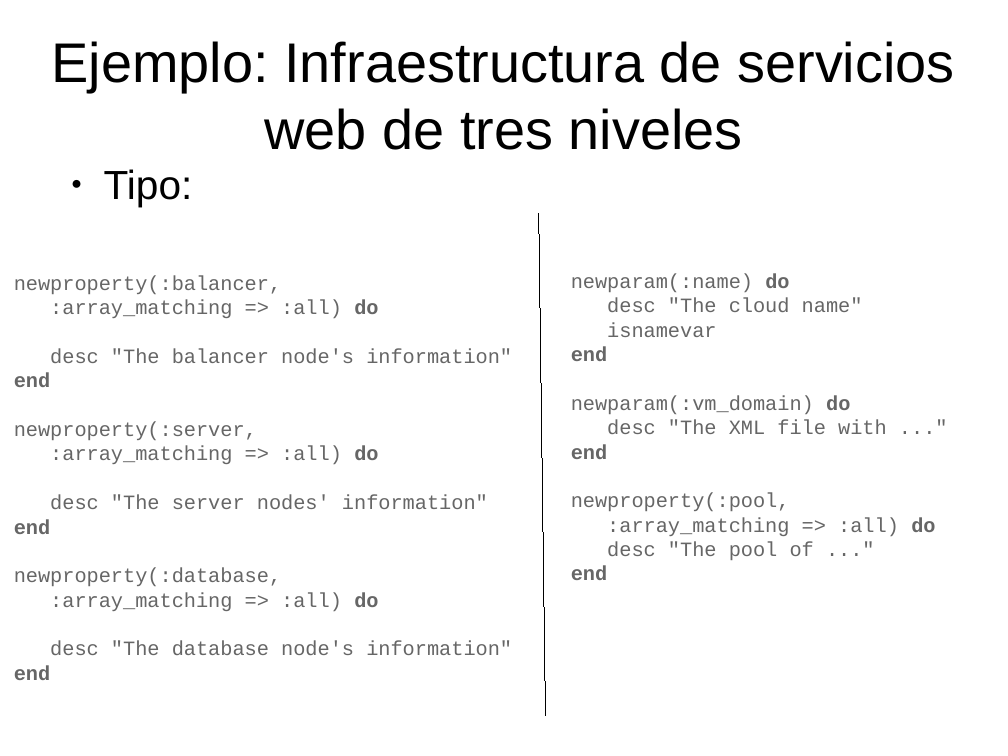
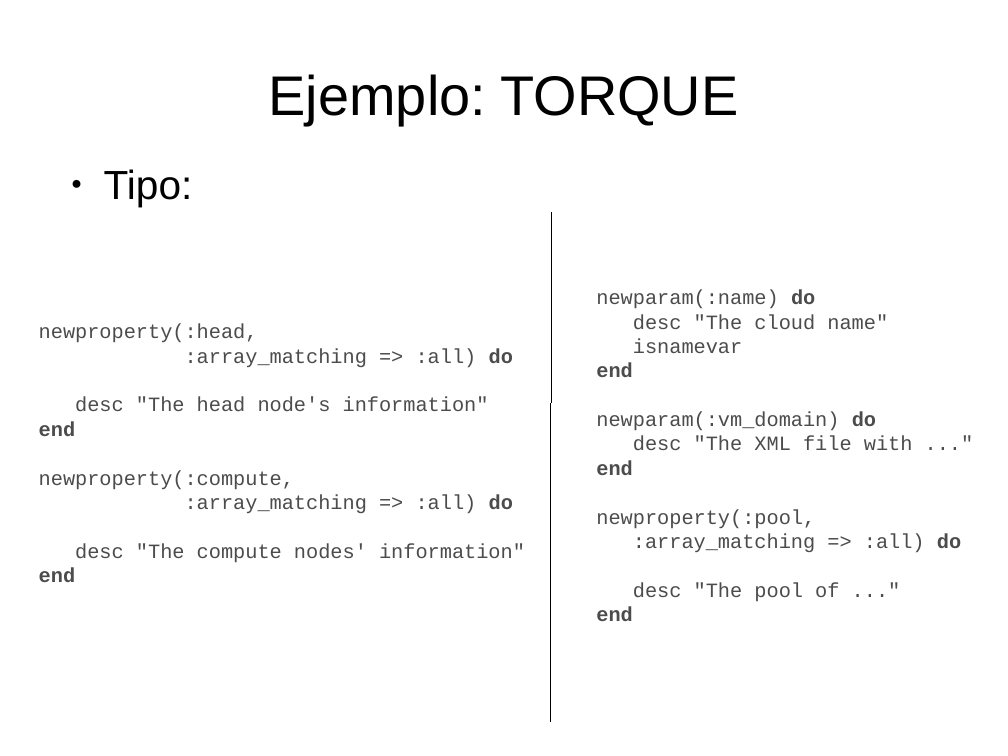
Before and after one commit to dcere/pfc, a slide deck: slide 16 of adm/presentacion/presentacion.odp (slide 22 before the commit). Drawn at 1008x756 pixels with LibreOffice and Linux fonts; fonts in the diff are those of the drawing. Boxes give left, top, right and bottom in pixels: in the first picture for what was removed or moved away, otherwise in the second. Text is boxed around its words. In the diff, an @@ line names an element or a change of style, - is before the commit and + after.

Commit message:
[adm] Presentation: minor changes

```diff
--- a/adm/presentacion/presentacion.odp
+++ b/adm/presentacion/presentacion.odp
@@ title at [269,74,738,125]: text changed @@
-Ejemplo: Infraestructura de servicios web de tres niveles
+Ejemplo: TORQUE
@@ line moved from (539, 214) - (546, 716) to (552, 212) - (551, 722) @@
@@ text "newparam(:name) do": place and size @@
-text "newparam(:name) do" at [571,274,935,580]
+text "newparam(:name) do" at [596,290,961,621]
@@ text "newparam(:name) do" at [596,290,961,621]: text colour #666666 to #4C4C4C @@
@@ text "newproperty(:head,": place and size @@
-text "newproperty(:head," at [14,275,512,680]
+text "newproperty(:head," at [39,324,525,582]
@@ text at [39,324,258,342]: text changed; text colour #666666 to #4C4C4C @@
-newproperty(:balancer,
+newproperty(:head,
@@ text at [39,348,513,582]: text colour #666666 to #4C4C4C in ":array_matching => :all) do", "end", ":array_matching => :all) do", "end" @@
@@ text at [75,397,489,411]: text changed; text colour #666666 to #4C4C4C @@
-desc "The balancer node's information"
+desc "The head node's information"
@@ text at [39,470,294,489]: text changed; text colour #666666 to #4C4C4C @@
-newproperty(:server,
+newproperty(:compute,
@@ text at [14,568,512,680]: paragraphs removed @@
-newproperty(:database,
-:array_matching => :all) do
-desc "The database node's information"
-end
@@ text at [75,543,525,562]: text changed; text colour #666666 to #4C4C4C @@
-desc "The server nodes' information"
+desc "The compute nodes' information"
```
Also in this commit, not shown: 7 other slides changed, 1 slide added, 1 slide removed, 1 other file.
